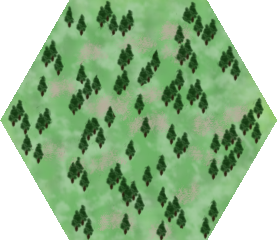
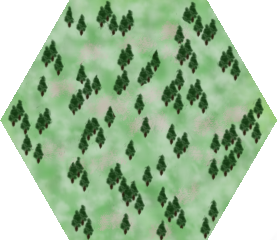
Two versions of the same layered image (277 × 240). Layer-by-layer changes:
painted on "Base" over (0, 0, 277, 240)
